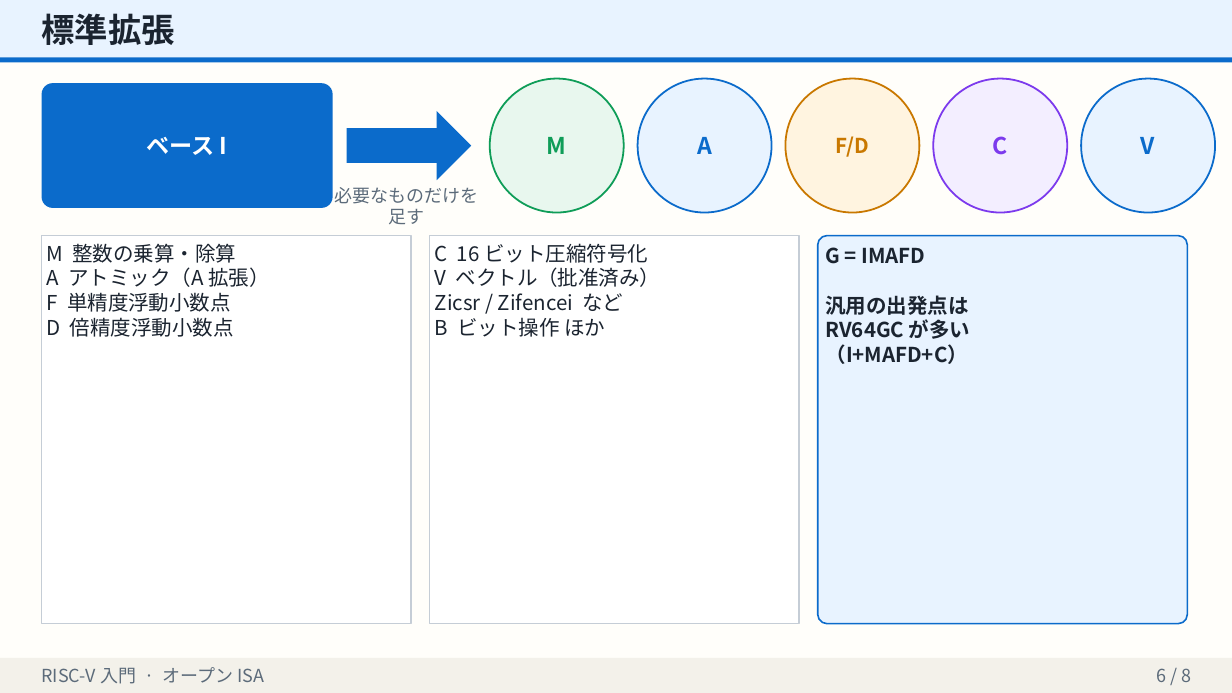
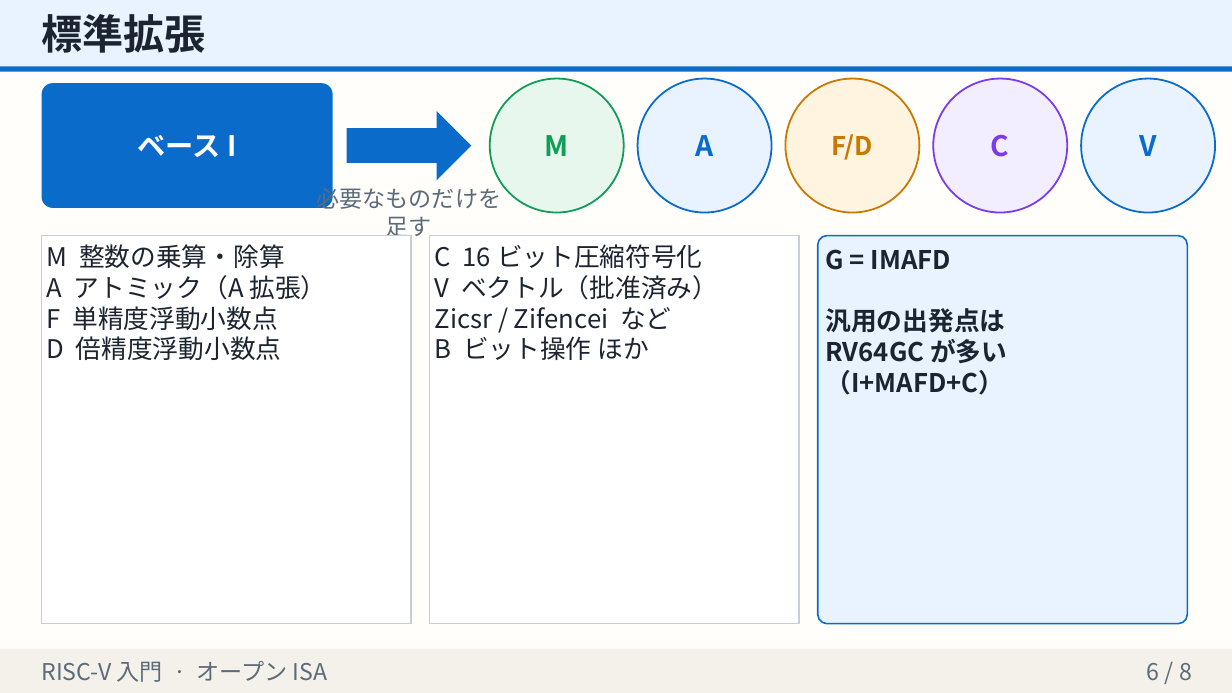
Before and after one commit to shotaminato/create-slides, a slide deck: slide 6 of examples/sample-deck.pptx. Drawn at 1232x693 pixels with LibreOffice and Linux fonts; fonts in the diff are those of the drawing. Boxes give left, top, right and bottom in pixels: in the first picture for what was removed or moved away, otherwise in the second. Text is boxed around its words. In the diff, an @@ line names an element or a change of style, - is before the commit and + after.

```diff
--- a/examples/sample-deck.pptx
+++ b/examples/sample-deck.pptx
@@ rectangle: place and size @@
-rectangle at bbox=[0, 0, 1232, 57]
+rectangle at bbox=[0, 0, 1232, 67]
@@ text "標準拡張" at bbox=[42, 14, 206, 53]: size 26 to 32 pt @@
@@ rectangle: place and size @@
-rectangle at bbox=[0, 57, 1232, 63]
+rectangle at bbox=[0, 67, 1232, 72]
@@ size 18 to 22 pt in 5 elements at bbox=[42, 83, 333, 208], bbox=[490, 79, 624, 213], bbox=[638, 79, 772, 213], bbox=[933, 79, 1067, 213], bbox=[1081, 79, 1215, 213] @@
@@ text "必要なものだけを足す": place and size @@
-text "必要なものだけを足す" at bbox=[334, 187, 478, 224]
+text "必要なものだけを足す" at bbox=[316, 184, 501, 241]
@@ size 16 to 20 pt in 4 elements at bbox=[786, 79, 920, 213], bbox=[42, 236, 411, 624], bbox=[430, 236, 799, 624], bbox=[818, 236, 1188, 624] @@
@@ rectangle: place and size @@
-rectangle at bbox=[0, 658, 1232, 693]
+rectangle at bbox=[0, 649, 1232, 693]
@@ size 14 to 18 pt in 3 elements at bbox=[1147, 663, 1192, 680], bbox=[316, 184, 501, 241], bbox=[42, 661, 328, 682] @@
@@ text "6 / 8": place and size @@
-text "6 / 8" at bbox=[1157, 668, 1192, 682]
+text "6 / 8" at bbox=[1147, 663, 1192, 680]
```
Also in this commit, not shown: 7 other slides changed, 13 other files.
